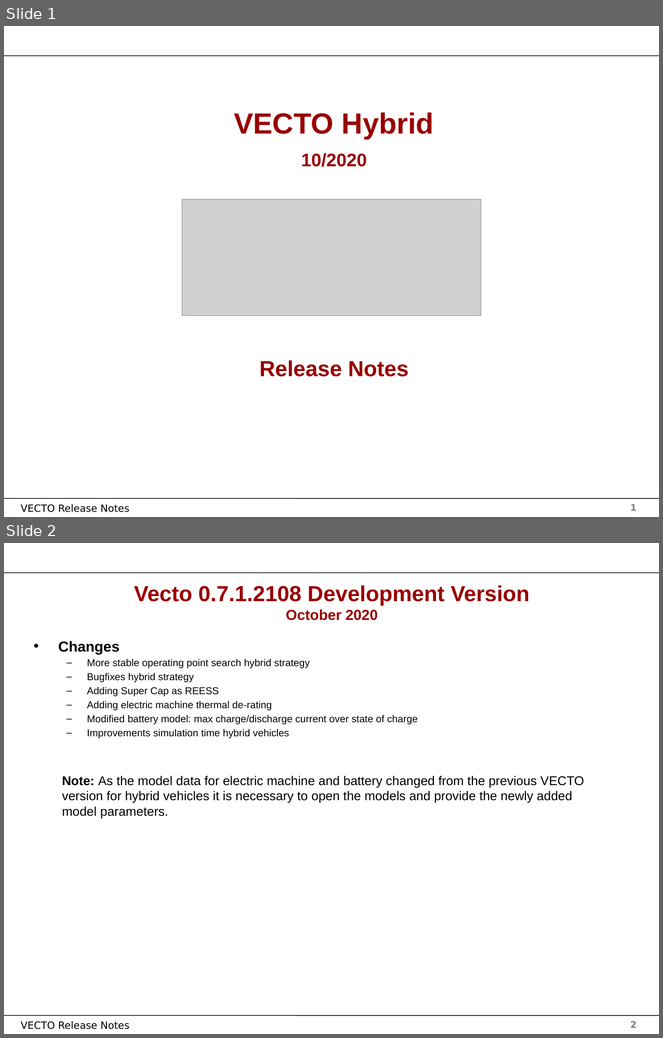
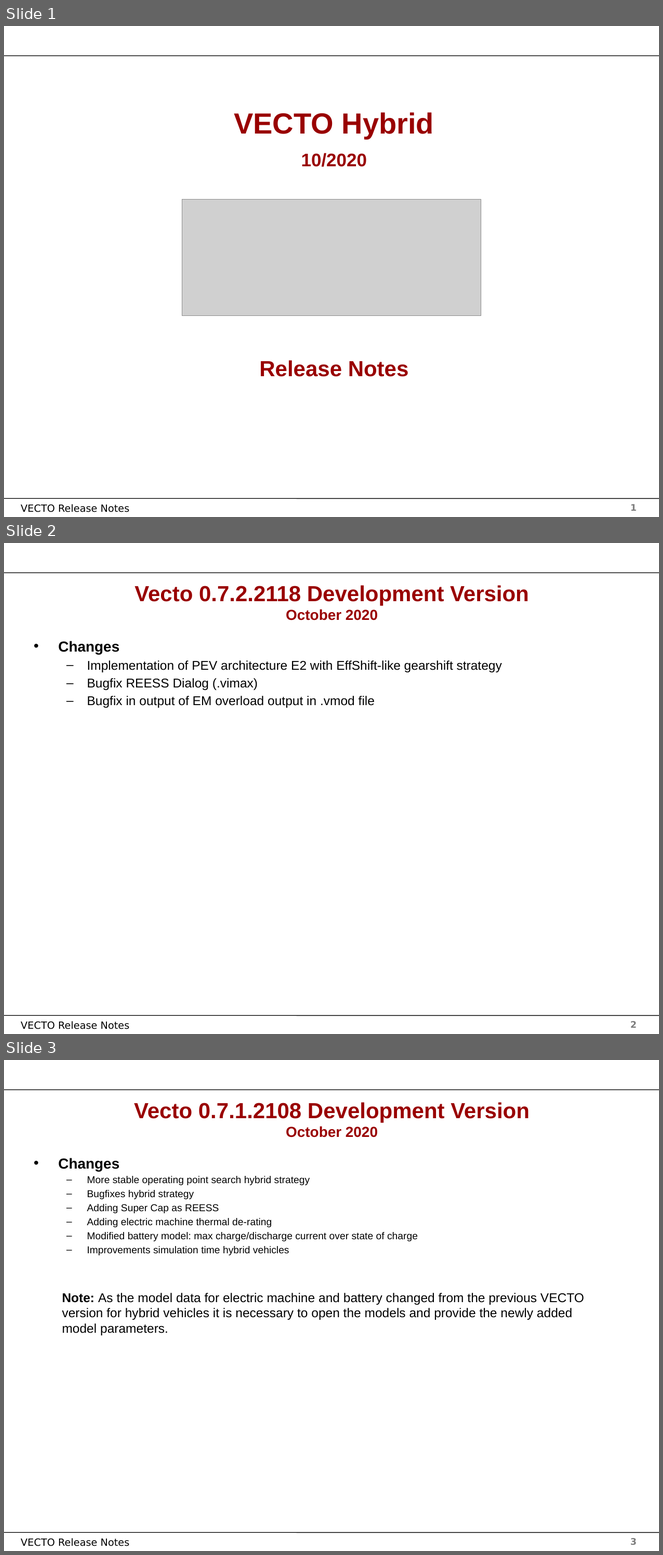
Before and after one commit to tanawadeatharva/BharatVECTO, a slide deck: Documentation/User Manual Source/Release Notes Vecto3.x.pptx. Shown one above the other, each under a label of ours: slides 1 and 2 before the commit, slides 1, 2 and 3 after it. The pictures are 663x1038 and 663x1555 pixels, drawn with LibreOffice and Linux fonts; fonts in the diff are those of the drawing; grey boxes stand for pictures; background and template pictures are left out. Boxes give left, top, right and bottom in pixels: in the first picture for what was removed or moved away, otherwise in the second. Text is boxed around its words. In the diff, an @@ line names an element or a change of style, - is before the commit and + after.

```diff
--- a/Documentation/User Manual Source/Release Notes Vecto3.x.pptx
+++ b/Documentation/User Manual Source/Release Notes Vecto3.x.pptx
@@ slide 2 added at box(4, 543, 659, 1034), background #FFFFFF; not listed: 4 template elements that a slide beside it also shows @@
@@ title added at box(135, 585, 529, 620), 24 pt, text #990000, bold @@
+Vecto 0.7.2.2118 Development Version
+October 2020
@@ text added at box(58, 641, 502, 708), 14 pt, text #000000 @@
+• Changes
+  – Implementation of PEV architecture E2 with EffShift-like gearshift strategy
+  – Bugfix REESS Dialog (.vimax)
+  – Bugfix in output of EM overload output in .vmod file
@@ what was slide 2 is now slide 3 @@
@@ page number at box(631, 1538, 637, 1545): text changed @@
-2
+3
```
Also in this commit, not shown: 1 other file.
